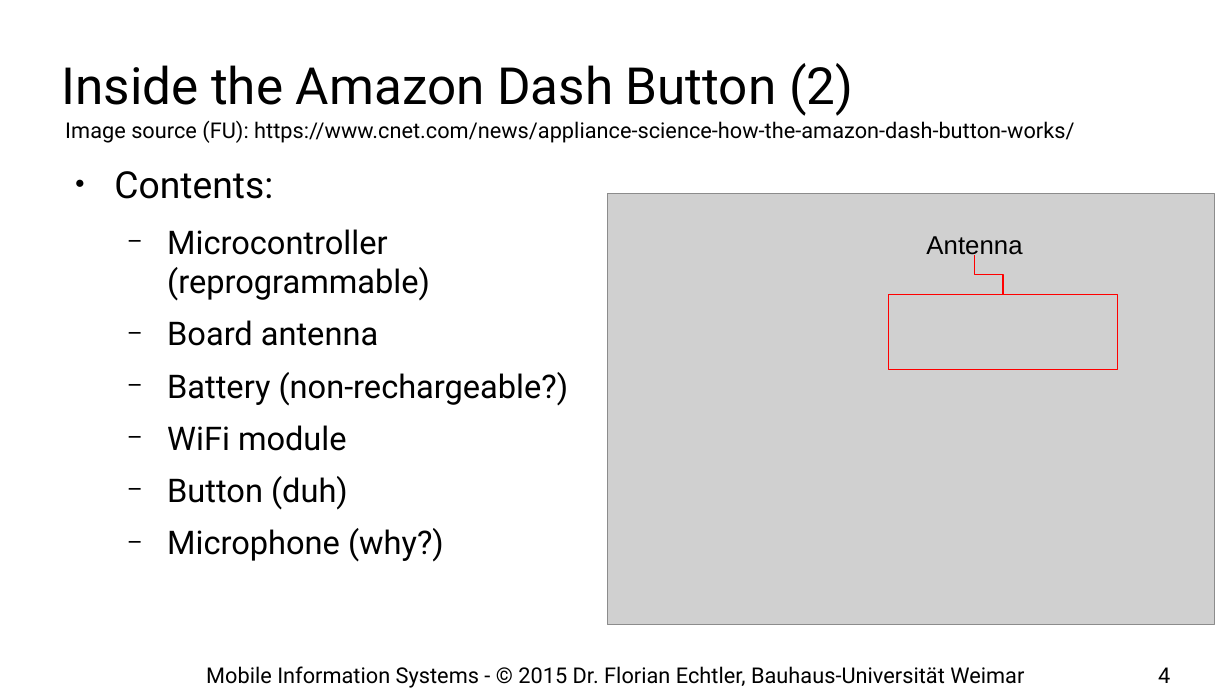
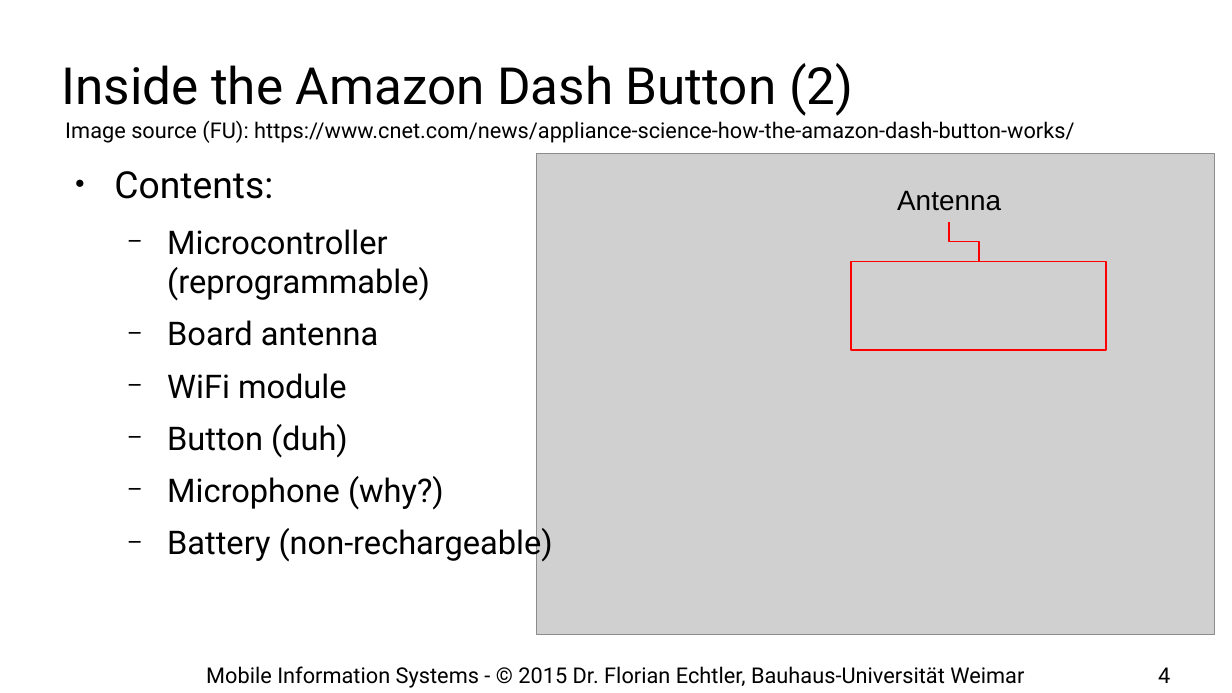
Before and after one commit to floe/mobile-information-systems, a slide deck: slide 4 of 11-case-studies.odp. Drawn at 1232x693 pixels with LibreOffice and Linux fonts; fonts in the diff are those of the drawing; grey boxes stand for pictures; background and template pictures are left out. Boxes give left, top, right and bottom in pixels: in the first picture for what was removed or moved away, otherwise in the second. Text is boxed around its words. In the diff, an @@ line names an element or a change of style, - is before the commit and + after.

```diff
--- a/11-case-studies.odp
+++ b/11-case-studies.odp
@@ picture: place and size @@
-picture at bbox=[607, 193, 1214, 625]
+picture at bbox=[537, 153, 1214, 635]
@@ text "Antenna": place and size @@
-text "Antenna" at bbox=[926, 236, 1022, 260]
+text "Antenna" at bbox=[897, 190, 1001, 211]
@@ text "Antenna" at bbox=[897, 190, 1001, 211]: size 16.6 to 18 pt @@
@@ elbow line moved from (975, 255) - (1004, 295) to (949, 222) - (979, 262) @@
@@ rectangle: place and size @@
-rectangle at bbox=[889, 295, 1118, 370]
+rectangle at bbox=[851, 262, 1106, 350]
@@ text at bbox=[167, 372, 569, 406]: paragraph removed @@
-  − Battery (non-rechargeable?)
@@ text at bbox=[167, 525, 553, 563]: paragraph added @@
+  − Battery (non-rechargeable)
```
Also in this commit, not shown: 4 other slides changed, 7 slides added.
